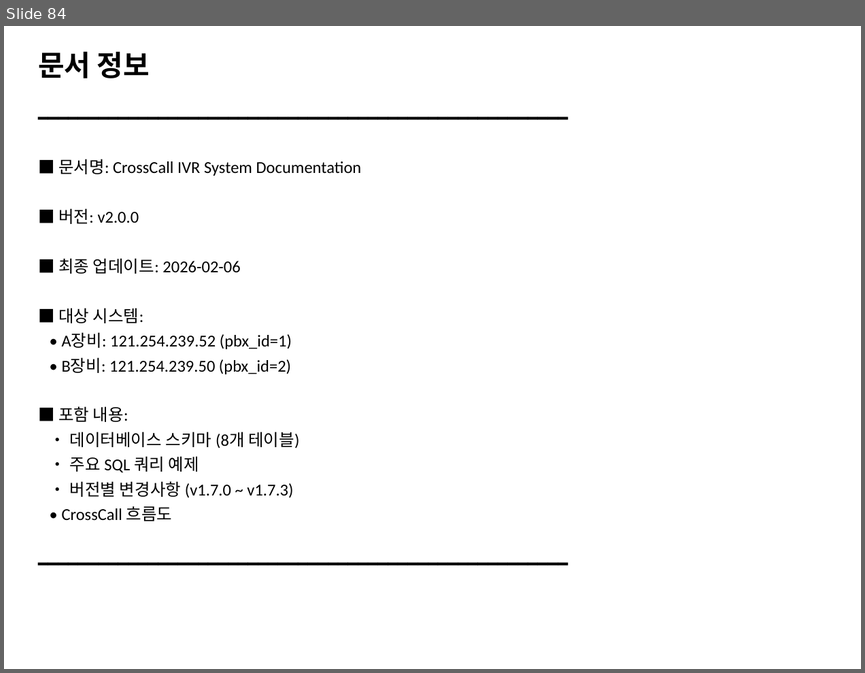
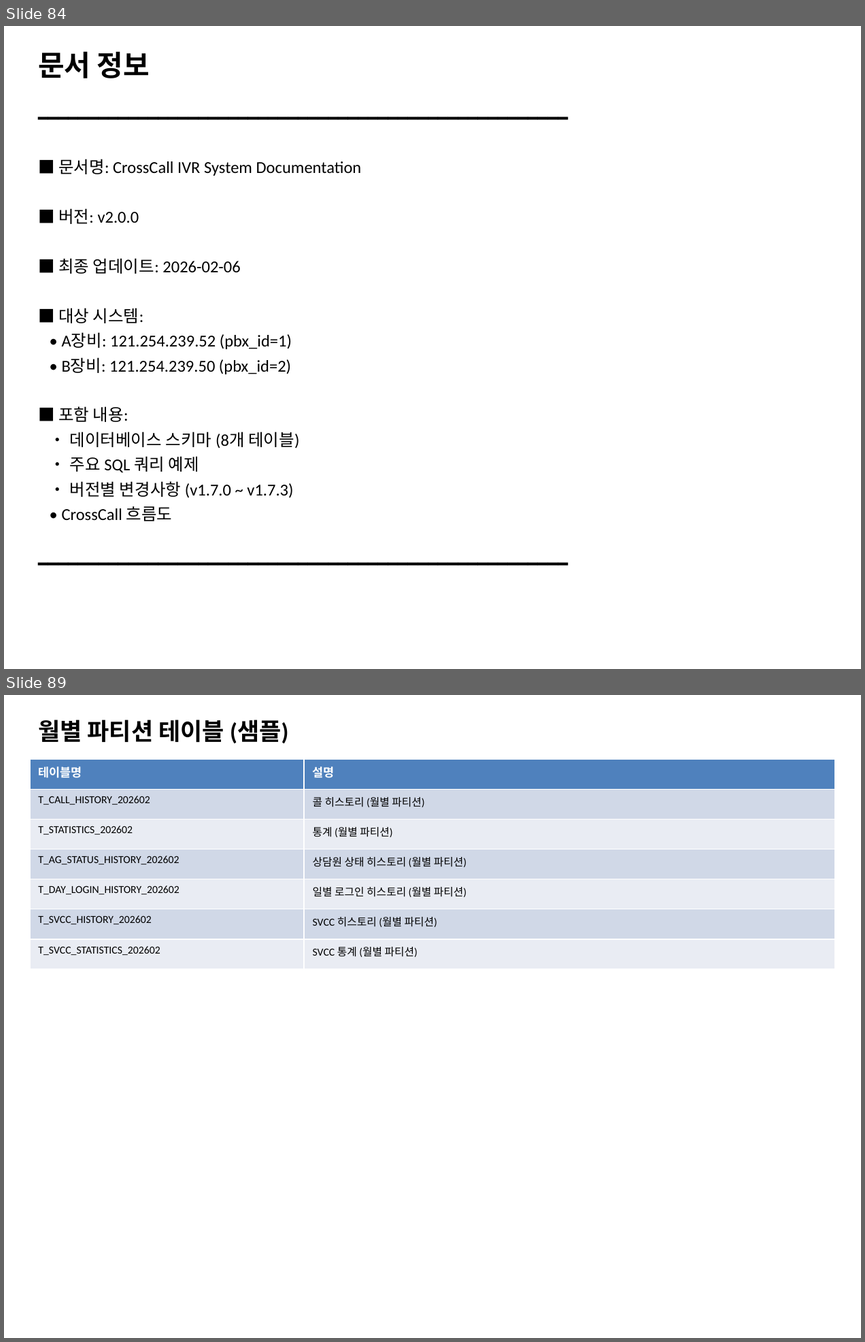
Before and after one commit to netypark/ROGI_J_IVR, a slide deck: CrossCall_IVR_System_Documentation.pptx. Shown one above the other, each under a label of ours: slide 84 before the commit, slides 84 and 89 after it; the slides between them are not shown. The pictures are 865x673 and 865x1342 pixels, drawn with LibreOffice and Linux fonts; fonts in the diff are those of the drawing. Boxes give left, top, right and bottom in pixels: in the first picture for what was removed or moved away, otherwise in the second. Text is boxed around its words. In the diff, an @@ line names an element or a change of style, - is before the commit and + after.

```diff
--- a/CrossCall_IVR_System_Documentation.pptx
+++ b/CrossCall_IVR_System_Documentation.pptx
@@ slide 89 added at bbox=[4, 695, 861, 1338], background #FFFFFF @@
@@ text added at bbox=[38, 719, 288, 743], 20 pt, text #000000, bold @@
+월별 파티션 테이블 (샘플)
@@ table added at bbox=[30, 759, 835, 969], 7 rows, 2 columns @@
+테이블명 | 설명
+T_CALL_HISTORY_202602 | 콜 히스토리 (월별 파티션)
+T_STATISTICS_202602 | 통계 (월별 파티션)
+T_AG_STATUS_HISTORY_202602 | 상담원 상태 히스토리 (월별 파티션)
+T_DAY_LOGIN_HISTORY_202602 | 일별 로그인 히스토리 (월별 파티션)
+T_SVCC_HISTORY_202602 | SVCC 히스토리 (월별 파티션)
+T_SVCC_STATISTICS_202602 | SVCC 통계 (월별 파티션)
```
Also in this commit, not shown: 52 other slides added, 1 other file.
